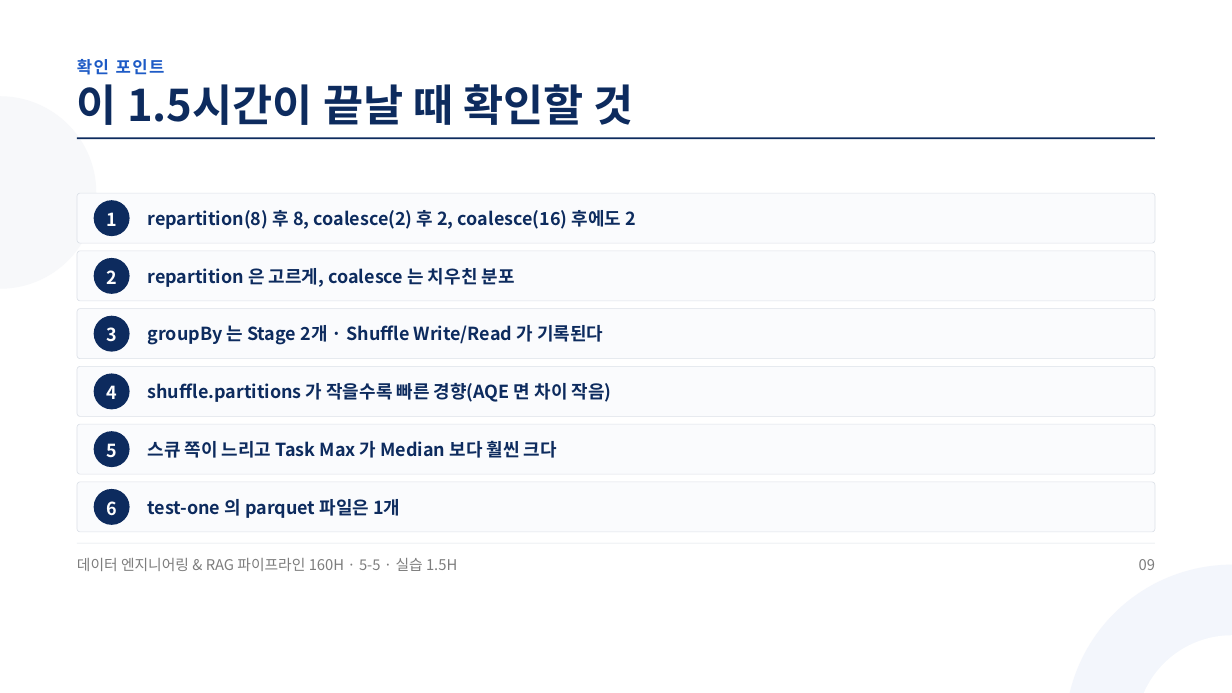
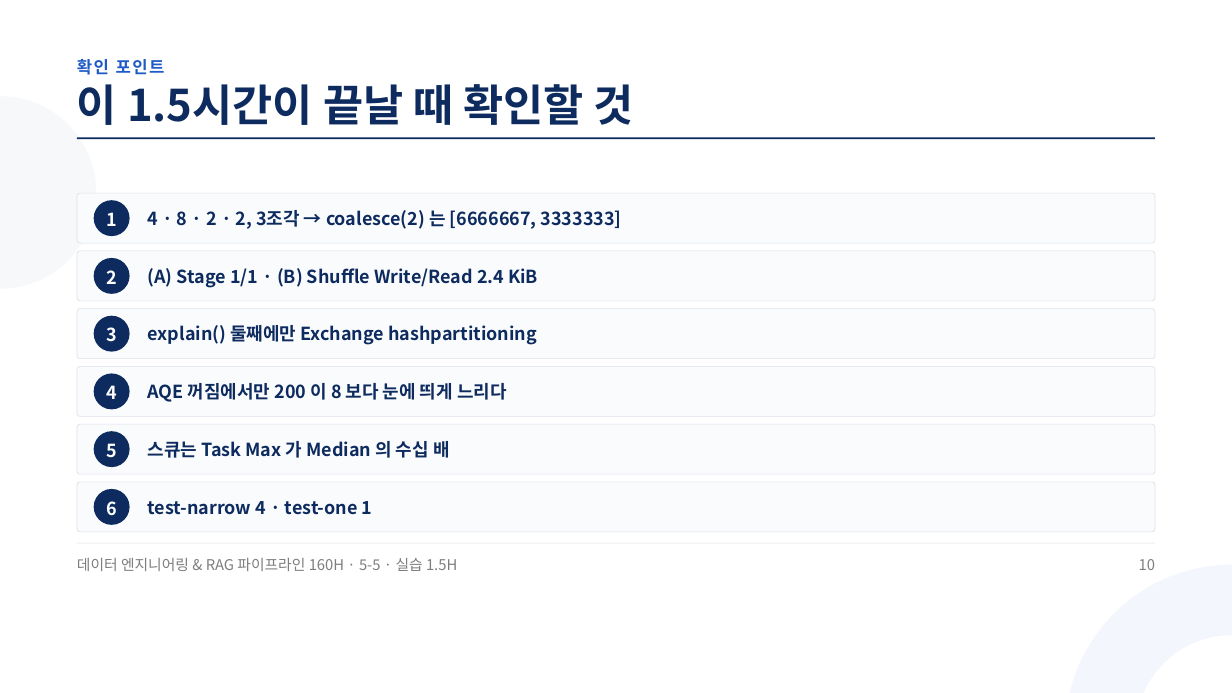
Before and after one commit to aebonlee/materials, a slide deck: slide 10 of data-eng/decks/w5d5s2.pptx (slide 9 before the commit). Drawn at 1232x693 pixels with LibreOffice and Linux fonts; fonts in the diff are those of the drawing. Boxes give left, top, right and bottom in pixels: in the first picture for what was removed or moved away, otherwise in the second. Text is boxed around its words. In the diff, an @@ line names an element or a change of style, - is before the commit and + after.

```diff
--- a/data-eng/decks/w5d5s2.pptx
+++ b/data-eng/decks/w5d5s2.pptx
@@ text at [148, 210, 622, 229]: text changed @@
-repartition(8) 후 8, coalesce(2) 후 2, coalesce(16) 후에도 2
+4 · 8 · 2 · 2, 3조각 → coalesce(2) 는 [6666667, 3333333]
@@ text at [148, 268, 538, 288]: text changed @@
-repartition 은 고르게, coalesce 는 치우친 분포
+(A) Stage 1/1 · (B) Shuffle Write/Read 2.4 KiB
@@ text at [148, 325, 537, 345]: text changed @@
-groupBy 는 Stage 2개 · Shuffle Write/Read 가 기록된다
+explain() 둘째에만 Exchange hashpartitioning
@@ text at [148, 383, 507, 402]: text changed @@
-shuffle.partitions 가 작을수록 빠른 경향(AQE 면 차이 작음)
+AQE 꺼짐에서만 200 이 8 보다 눈에 띄게 느리다
@@ text at [148, 441, 450, 458]: text changed @@
-스큐 쪽이 느리고 Task Max 가 Median 보다 훨씬 크다
+스큐는 Task Max 가 Median 의 수십 배
@@ text at [148, 501, 373, 515]: text changed @@
-test-one 의 parquet 파일은 1개
+test-narrow 4 · test-one 1
@@ text at [1139, 559, 1155, 570]: text changed @@
-09
+10
```
Also in this commit, not shown: 7 other slides changed, 3 slides added, 2 slides removed, 11 other files.
